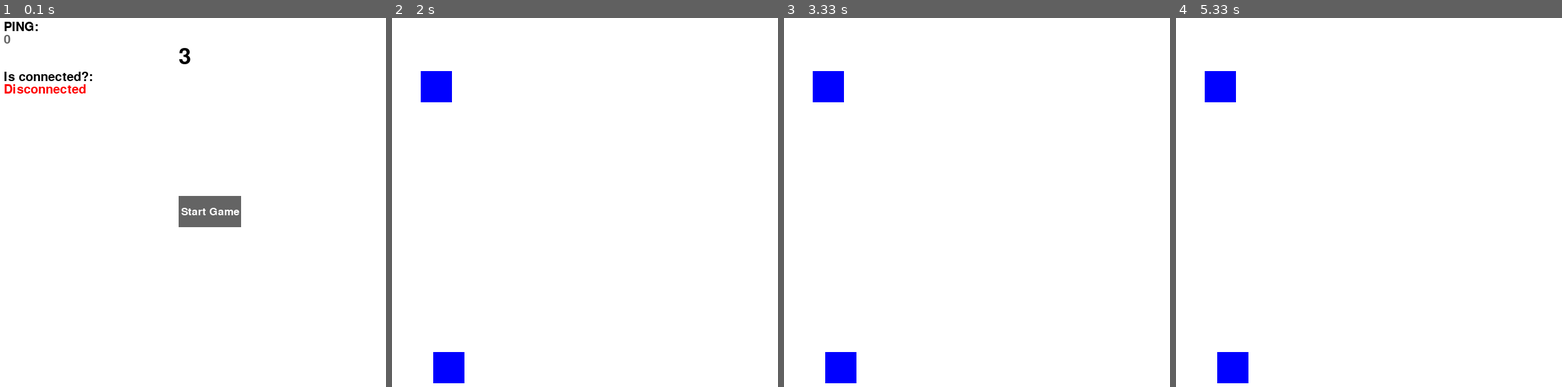
Above: before the commit, frames 1-4 (left to right).
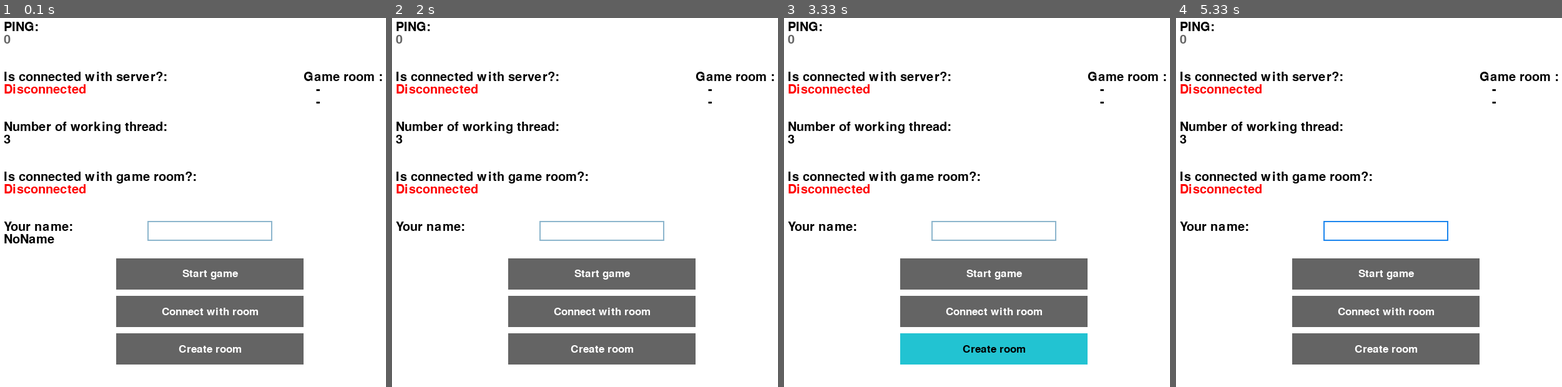
Above: after the commit, the same moments.

Repository: arekszatan/game_client
Game: pygame game, started from main.py
Same seed, same stepped clock (60 frames per second), same inputs: the game is played once before the commit and once after it.
Inputs (mouse positions are in pixels of both pictures, inside the frame that each line leads up to):
- Up to frame 1 (0.1 s): no input
- Up to frame 2 (2 s): press the mouse at (600, 350) at 0.37 s; move the mouse to (623, 324) at 0.47 s; release the mouse at (646, 302) at 0.6 s; press the mouse at (600, 232) at 0.7 s; move the mouse to (677, 243) at 0.8 s; release the mouse at (754, 257) at 0.93 s; tap Left at 1 s; tap Enter at 1.33 s; press the mouse at (600, 272) at 1.7 s; move the mouse to (631, 217) at 1.8 s; release the mouse at (658, 161) at 1.93 s
- Up to frame 3 (3.33 s): press the mouse at (992, 232) at 2.53 s; move the mouse to (1054, 243) at 2.63 s; release the mouse at (1112, 254) at 2.77 s; tap Backspace at 2.83 s; press the mouse at (992, 350) at 3.2 s; move the mouse to (938, 298) at 3.3 s
- Up to frame 4 (5.33 s): release the mouse at (1272, 250) at 3.43 s; press the mouse at (1384, 232) at 4.03 s; move the mouse to (1345, 150) at 4.13 s; release the mouse at (1303, 73) at 4.27 s; press the mouse at (1384, 313) at 4.37 s; move the mouse to (1380, 239) at 4.47 s; release the mouse at (1376, 165) at 4.6 s; press the mouse at (1384, 232) at 5.2 s; move the mouse to (1399, 239) at 5.3 s

The runs differ from the first frame. In frame 1, 16% of the frame differs, in the area x 0-100%, y 8-94%; in frame 2, 16%; in frame 3, 16%, in the area x 0-100%, y 1-99%; in frame 4, 16%.

Commit message:
add bullets send to serwer to fix

Diff:
--- /dev/null
+++ b/Bullet.py
@@ -0,0 +1,13 @@
+class Bullet:
+    def __init__(self, position_x, position_y):
+        self.position_x = position_x
+        self.position_y = position_y
+
+    def get_position_x(self):
+        return self.position_x
+
+    def get_position_y(self):
+        return self.position_y
+
+    def set_position_y(self, position):
+        self.position_y = position
--- a/Button.py
+++ b/Button.py
@@ -1,5 +1,5 @@
-import pygame
 from Settings import *
+import logging as log
 all_buttons = []
 
 
@@ -21,20 +21,21 @@
         self.color = GRAY
         self.font_color = WHITE
         self.font_size = 25
-        self.button_rect = pygame.Rect(self.button_position_x, self.button_position_y, self.button_width, self.button_height)
+        self.button_rect = pg.Rect(self.button_position_x, self.button_position_y, self.button_width, self.button_height)
         self.is_clicked = False
         all_buttons.append(self)
 
     def check_clicked(self):
-        mouse = pygame.mouse.get_pressed()
+        mouse = pg.mouse.get_pressed()
         if mouse[0]:
-            if not self.button_rect.collidepoint(pygame.mouse.get_pos()):
+            if not self.button_rect.collidepoint(pg.mouse.get_pos()):
                 return
             if self.is_clicked:
                 return
             self.is_clicked = True
             if self.callback is not None:
                 self.callback()
+                log.info(f'Button is clicked and method {self.callback.__name__} is proceeding')
         else:
             self.is_clicked = False
 
@@ -45,8 +46,11 @@
         else:
             self.color = GRAY
             self.font_color = WHITE
-        pygame.draw.rect(self.screen, self.color, self.button_rect)
-        font = pygame.font.Font(None, self.font_size)
+        pg.draw.rect(self.screen, self.color, self.button_rect)
+        font = pg.font.Font(None, self.font_size)
         text_surface = font.render(self.text, True, self.font_color)
         text_rect = text_surface.get_rect(center=self.button_rect.center)
         self.screen.blit(text_surface, text_rect)
+
+    def set_label(self, text):
+        self.text = text
--- a/GameClient.py
+++ b/GameClient.py
@@ -1,10 +1,4 @@
-import inspect
-import threading
-import time
-import pygame
-import sys
 from WebsocketClientBase import WebsocketClientBase, socket_callback
-from Settings import *
 from GamePygame import GamePygame
 
 
@@ -12,6 +6,12 @@
     def __init__(self):
         super().__init__()
         self.game = None
+        self.is_connected_with_room = False
+        self.room_name = ""
+        self.my_name_room = "NoName"
+        self.enemy_name_room = "-"
+        self.is_start_window = True
+        self.game_is_ready = False
 
     def main(self):
         while True:
@@ -20,9 +20,54 @@
             self.game.start_game()
             if not self.running:
                 break
+
     def position_after_move(self, player_x):
-        self.send(method="position_after_move", data=player_x, callback=None)
+        self.send(method="position_after_move", data=player_x, callback=self.position_after_move_callback)
+
+    def position_after_move_callback(self, data):
+        if data is None:
+            return
+        self.game.player_x = int(data)
+
+    def connect_with_game_room(self):
+        if self.is_connected_with_room:
+            return
+        self.send(method="connect_with_game_room", data=self.my_name_room,
+                  callback=self.connect_with_game_room_callback)
+
+    def connect_with_game_room_callback(self, data):
+        if data is None:
+            return
+        self.is_connected_with_room = True
+        self.room_name = data['name_room']
+        self.enemy_name_room = data['player_1']
+        self.game_is_ready = True
+
+    def create_game_room(self):
+        if self.is_connected_with_room:
+            return
+        self.send(method="create_game_room", data=self.my_name_room,
+                  callback=self.create_game_room_callback)
+
+    def create_game_room_callback(self, data):
+        if data is None:
+            return
+        self.room_name = str(data)
+        self.is_connected_with_room = True
 
     @socket_callback
-    def set_players_position(self, callback_mess):
+    def set_enemy_position(self, callback_mess):
         self.game.set_enemy_position(int(callback_mess))
+
+    @socket_callback
+    def set_player_name(self, callback_mess):
+        self.enemy_name_room = callback_mess
+        self.game_is_ready = True
+
+    @socket_callback
+    def set_enemy_bullets(self, callback_mess):
+        self.game.set_enemy_bullets(callback_mess)
+
+    @socket_callback
+    def send_score(self, callback_mess):
+        self.game.score = callback_mess
--- a/GamePygame.py
+++ b/GamePygame.py
@@ -2,6 +2,9 @@
 from Settings import *
 import threading
 from Button import Button, buttons_update
+from InputBox import InputBox, input_boxes_update
+from Bullet import Bullet
+import logging as log
 
 
 class GamePygame:
@@ -14,11 +17,15 @@
         self.font36 = pygame.font.Font(pygame.font.get_default_font(), 36)
         self.font20 = pygame.font.Font(pygame.font.get_default_font(), 20)
         self.running = True
-        self.is_start_game = True
         self.player_speed = 5
         self.player_size = 50
-        self.player_x = 80
-        self.enemy_x = 60
+        self.player_x = 200
+        self.enemy_x = 200
+        self.next_shoot = True
+        self.bullets = []
+        self.enemy_bullets = []
+        self.my_bullets = []
+        self.score = [0, 0]
         self.__item_define()
 
     def start_game(self):
@@ -26,31 +33,39 @@
 
     def __main(self):
         for event in pygame.event.get():
+            input_boxes_update(event)
             if event.type == pygame.QUIT:
                 self.parent.running = False
                 pygame.quit()
                 return
-        if self.is_start_game:
+        if self.parent.is_start_window:
             self.start_window()
             buttons_update()
+            input_boxes_update()
         else:
             self.game_window()
             self.check_game_event()
+            self.calculate_bullet_position()
         pygame.display.flip()
         self.clock.tick(TIC)
 
     def __item_define(self):
-        Button(self.game_screen, "Start Game", 300, 300, 100, 50, self.start_button_clicked)
+        Button(self.game_screen, "Start game", 200, 400, 300, 50, self.start_button_clicked)
+        self.connect_button = Button(self.game_screen, "Disconnect with room", 200, 460, 300, 50,
+                                     self.connect_with_game_room)
+        Button(self.game_screen, "Create room", 200, 520, 300, 50, self.create_game_room)
+        self.input_name_player = InputBox(self.game_screen, 250, 340, 32, 32, self.set_my_name)
 
     def check_game_event(self):
-        pygame.display.set_caption("ASZA GAME")
         keys = pygame.key.get_pressed()
         if keys[pygame.K_LEFT] and self.player_x > 0:
-            self.player_x -= self.player_speed
-            self.parent.position_after_move(self.player_x)
+            position_tmp = self.player_x - self.player_speed
+            self.parent.position_after_move(position_tmp)
         if keys[pygame.K_RIGHT] and self.player_x < self.game_width - self.player_size:
-            self.player_x += self.player_speed
-            self.parent.position_after_move(self.player_x)
+            position_tmp = self.player_x + self.player_speed
+            self.parent.position_after_move(position_tmp)
+        if keys[pygame.K_SPACE] and self.next_shoot:
+            self.shoot()
 
     def start_window(self):
         self.game_screen.fill(WHITE)
@@ -58,24 +73,106 @@
         self.game_screen.blit(text_surface, (20, 20))
         text_surface = self.font20.render(str(self.parent.get_ping()), True, GRAY)
         self.game_screen.blit(text_surface, (20, 40))
-        text_surface = self.font20.render("Is connected?:", True, BLACK)
+        text_surface = self.font20.render("Is connected with server?:", True, BLACK)
         self.game_screen.blit(text_surface, (20, 100))
         if self.parent.is_connected:
             text_surface = self.font20.render(str("Connected"), True, GREEN)
         else:
             text_surface = self.font20.render(str("Disconnected"), True, RED)
         self.game_screen.blit(text_surface, (20, 120))
-        text_surface = self.font36.render(str(threading.active_count()), True, BLACK)
-        self.game_screen.blit(text_surface, (300, 60))
+        text_surface = self.font20.render("Number of working thread:", True, BLACK)
+        self.game_screen.blit(text_surface, (20, 180))
+        text_surface = self.font20.render(str(threading.active_count()), True, BLACK)
+        self.game_screen.blit(text_surface, (20, 200))
+        text_surface = self.font20.render("Is connected with game room?:", True, BLACK)
+        self.game_screen.blit(text_surface, (20, 260))
         pygame.display.set_caption(f'{self.clock.get_fps() :.1f}')
+        if self.parent.is_connected_with_room:
+            self.connect_button.set_label("Disconnect with room")
+            text_surface = self.font20.render(self.parent.my_name_room, True, BLACK)
+            self.game_screen.blit(text_surface, (self.game_width - 180, 120))
+            text_surface = self.font20.render(self.parent.enemy_name_room, True, BLACK)
+            self.game_screen.blit(text_surface, (self.game_width - 180, 140))
+            text_surface = self.font20.render(str("Connected"), True, GREEN)
+        else:
+            self.connect_button.set_label("Connect with room")
+            text_surface = self.font20.render("-", True, BLACK)
+            self.game_screen.blit(text_surface, (self.game_width - 180, 120))
+            text_surface = self.font20.render("-", True, BLACK)
+            self.game_screen.blit(text_surface, (self.game_width - 180, 140))
+            text_surface = self.font20.render(str("Disconnected"), True, RED)
+        self.game_screen.blit(text_surface, (20, 280))
+        text_surface = self.font20.render("Your name:", True, BLACK)
+        self.game_screen.blit(text_surface, (20, 340))
+        text_surface = self.font20.render(self.parent.my_name_room, True, BLACK)
+        self.game_screen.blit(text_surface, (20, 360))
+        text_surface = self.font20.render(f'Game room {self.parent.room_name}:', True, BLACK)
+        self.game_screen.blit(text_surface, (self.game_width - 200, 100))
 
     def game_window(self):
         self.game_screen.fill(WHITE)
-        pygame.draw.rect(self.game_screen, BLUE, (self.player_x, self.game_height-100, self.player_size, self.player_size))
-        pygame.draw.rect(self.game_screen, BLUE, (self.enemy_x, 100, self.player_size, self.player_size))
+        text_surface = self.font20.render("WYNIK:", True, BLACK)
+        self.game_screen.blit(text_surface, (20, 20))
+        text_surface = self.font20.render(f'{self.score[0]} / {self.score[1]}', True, GRAY)
+        self.game_screen.blit(text_surface, (20, 40))
+        pygame.draw.rect(self.game_screen, BLUE, (self.player_x, self.game_height-100, self.player_size,
+                                                  self.player_size))
+        pygame.draw.rect(self.game_screen, BLUE, (self.enemy_x, 50, self.player_size, self.player_size))
+
+    def shoot(self):
+        self.bullets.append(Bullet(self.player_x+self.player_size/2-5, self.game_height-100))
+        self.next_shoot = False
+
+    def calculate_bullet_position(self):
+        for bullet in self.enemy_bullets:
+            if bullet[1] <= 0:
+                continue
+            pygame.draw.rect(self.game_screen, RED, (int(bullet[0]), self.game_height-20-int(bullet[1]),
+                                                     10, 20))
+        for bullet in self.my_bullets:
+            pygame.draw.rect(self.game_screen, RED, (bullet[0], bullet[1], 10, 20))
+        if not self.bullets:
+            return
+        self.send_bullets_position()
+        if self.bullets[-1].get_position_y() < self.game_height - 150:
+            self.next_shoot = True
+        for bullet in self.bullets:
+            bullet.set_position_y(bullet.get_position_y()-self.player_speed)
 
     def start_button_clicked(self):
-        self.is_start_game = False
+        if self.parent.game_is_ready:
+            self.parent.is_start_window = False
+
+    def connect_with_game_room(self):
+        if not self.parent.is_connected:
+            return
+        self.parent.connect_with_game_room()
+
+    def create_game_room(self):
+        if not self.parent.is_connected:
+            return
+        self.parent.create_game_room()
+
+    def set_my_name(self, text):
+        if self.parent.is_connected_with_room:
+            return
+        self.parent.my_name_room = text
 
     def set_enemy_position(self, position_x):
         self.enemy_x = position_x
+
+    def set_enemy_bullets(self, bullets):
+        self.enemy_bullets = bullets
+        #print(self.enemy_bullets)
+
+    def send_bullets_position(self):
+        data = []
+        for bullet in self.bullets:
+            data.append([bullet.get_position_x(), bullet.get_position_y()])
+        self.parent.send(method="send_bullets_position", data=data, callback=self.send_bullets_position_callback)
+
+    def send_bullets_position_callback(self, data):
+        self.my_bullets = data
+        self.bullets = []
+        for bullet in self.my_bullets:
+            self.bullets.append(Bullet(bullet[0], bullet[1]))
--- /dev/null
+++ b/InputBox.py
@@ -0,0 +1,94 @@
+from Settings import *
+import pygame
+
+# pg.init()
+# screen = pg.display.set_mode((640, 480))
+
+
+all_input_boxes = []
+
+
+def input_boxes_update(event=None):
+    for box in all_input_boxes:
+        if event is None:
+            box.update()
+            box.draw()
+        else:
+            box.handle_event(event)
+
+
+class InputBox:
+    def __init__(self, screen, x, y, w, h, set_name=None, text=''):
+        self.screen = screen
+        self.set_name = set_name
+        self.rect = pg.Rect(x, y, w, h)
+        self.color = COLOR_INACTIVE
+        self.text = text
+        self.FONT = pygame.font.Font(None, 32)
+        self.txt_surface = self.FONT.render(text, True, self.color)
+        self.active = False
+        all_input_boxes.append(self)
+
+    def handle_event(self, event):
+        if event.type == pg.MOUSEBUTTONDOWN:
+            # If the user clicked on the input_box rect.
+            if self.rect.collidepoint(event.pos):
+                # Toggle the active variable.
+                self.active = not self.active
+            else:
+                self.active = False
+            # Change the current color of the input box.
+            self.color = COLOR_ACTIVE if self.active else COLOR_INACTIVE
+        if event.type == pg.KEYDOWN:
+            if self.active:
+                if event.key == pg.K_RETURN:
+                    # print(self.text)
+                    if self.set_name is not None:
+                        self.set_name(self.text)
+                    self.text = ''
+                elif event.key == pg.K_BACKSPACE:
+                    self.text = self.text[:-1]
+                else:
+                    self.text += event.unicode
+                # Re-render the text.
+                self.txt_surface = self.FONT.render(self.text, True, self.color)
+
+    def update(self):
+        # Resize the box if the text is too long.
+        width = max(200, self.txt_surface.get_width() + 10)
+        self.rect.w = width
+
+    def draw(self):
+        # Blit the text.
+        self.screen.blit(self.txt_surface, (self.rect.x + 5, self.rect.y + 5))
+        # Blit the rect.
+        pg.draw.rect(self.screen, self.color, self.rect, 2)
+
+# def main():
+#     clock = pg.time.Clock()
+#     input_box1 = InputBox(100, 100, 140, 32)
+#     input_box2 = InputBox(100, 300, 140, 32)
+#     input_boxes = [input_box1, input_box2]
+#     done = False
+#
+#     while not done:
+#         for event in pg.event.get():
+#             if event.type == pg.QUIT:
+#                 done = True
+#             for box in input_boxes:
+#                 box.handle_event(event)
+#
+#         for box in input_boxes:
+#             box.update()
+#
+#         screen.fill((30, 30, 30))
+#         for box in input_boxes:
+#             box.draw(screen)
+#
+#         pg.display.flip()
+#         clock.tick(30)
+#
+#
+# if __name__ == '__main__':
+#     main()
+#     pg.quit()
--- a/Settings.py
+++ b/Settings.py
@@ -1,5 +1,7 @@
+import pygame as pg
+
 # Websocket client settings
-#HOST = '192.168.1.101'
+# HOST = '192.168.1.101'
 HOST = 'localhost'
 PORT = 5001
 ACCESSIBLE_CONNECTION = 1
@@ -7,13 +9,15 @@
 RECONNECT_TIME = 3
 
 
-# Color
 WHITE = (255, 255, 255)
 BLUE = (0, 0, 255)
 RED = (255, 0, 0)
 GREEN = (0, 255, 0)
 GRAY = (100, 100, 100)
 BLACK = (0, 0, 0)
+COLOR_INACTIVE = pg.Color('lightskyblue3')
+COLOR_ACTIVE = pg.Color('dodgerblue2')
+
 
 # Game Setting
 TIC = 30
--- a/WebsocketClientBase.py
+++ b/WebsocketClientBase.py
@@ -22,6 +22,7 @@
         self.actual_prefix_list = []
         self.actual_callback_list = []
         self.running = True
+        self.callback_obj = []
         log.info(f'Websocket client created')
 
     def run(self) -> None:
@@ -62,7 +63,7 @@
         return round(sum(self.recv_time) / len(self.recv_time), 2)
 
     def pong(self):
-        while self.running:
+        while self.running and self.is_connected:
             try:
                 t = time.time()
 
@@ -73,7 +74,7 @@
                     self.recv_time.append(finish_time)
                     if len(self.recv_time) > 5:
                         self.recv_time.pop(0)
-                self.send_to_server("ping", data="pong", callback=callback_pong)
+                self.send("ping", data="pong", callback=callback_pong)
                 time.sleep(3)
             except Exception as e:
                 log.exception(e)
@@ -93,9 +94,12 @@
             "data": data
         }
         data = json.dumps(data)
-        self.actual_prefix_list.append(prefix)
-        self.actual_callback_list.append(callback)
-        self.client_socket.send(data.encode())
+        self.callback_obj.append(CallbackCommunication(method, callback, prefix, time.time()))
+        try:
+            self.client_socket.send(data.encode())
+        except Exception as e:
+            log.exception(e)
+            self.is_connected = False
 
     def send(self, method="method", data="data", callback=None):
         t = threading.Thread(target=self.send_to_server, args=[method, data, callback])
@@ -105,43 +109,52 @@
 
     def recv_message_from_server(self):
         while self.running and self.is_connected:
-            index_list = []
-            message_callback = None
-            message_list = []
-            callback_for_all = None
-            while True:
-                try:
-                    if not self.running:
-                        break
-                    data_recv = self.client_socket.recv(1024).decode()
-                except Exception as e:
-                    log.exception(e)
+            try:
+                if not self.running:
                     break
-                data_recv_format = data_recv.replace('}{', '},{')
-                data_recv_format = f'[{data_recv_format}]'
-                json_object_list = json.loads(data_recv_format)
-                for json_object in json_object_list:
-                    prefix_mess = json_object['prefix']
-                    callback_for_all = json_object['callback_for_all']
-                    if callback_for_all is not None:
-                        message_callback = json_object['data']
-                        continue
-                    message_list.append(json_object['data'])
-                    if int(prefix_mess) in self.actual_prefix_list:
-                        index = self.actual_prefix_list.index(prefix_mess)
-                        index_list.append(index)
+                data_recv = self.client_socket.recv(1024).decode()
+            except Exception as e:
+                log.exception(e)
                 break
-            index_offset = 0
-            for index in index_list:
-                if self.actual_callback_list[index - index_offset] is not None:
-                    self.actual_callback_list[index - index_offset](message_list[index - index_offset])
-                self.actual_callback_list.pop(index - index_offset)
-                self.actual_prefix_list.pop(index - index_offset)
-                message_list.pop(index - index_offset)
-                index_offset += 1
+            data_recv_format = f'[{data_recv.replace("}{", "},{")}]'
+            json_object_list = json.loads(data_recv_format)
+            for json_object in json_object_list:
+                prefix_mess = json_object['prefix']
+                callback_for_all = json_object['callback_for_all']
+                message_callback = json_object['data']
+                if callback_for_all is not None:
+                    for callback in all_socket_callback:
+                        if callback_for_all == callback.__name__:
+                            callback(self, message_callback)
+                            log.info(f'Callback for all {message_callback}')
+                for obj in self.callback_obj:
+                    if obj.get_prefix() == prefix_mess:
+                        obj.proceed_callback(message_callback)
+                        self.callback_obj.remove(obj)
+            # print(self.callback_obj)
+            for obj in self.callback_obj:
+                if obj.get_time_exist() > 5:
+                    self.callback_obj.remove(obj)
 
-            if callback_for_all is not None:
-                for callback in all_socket_callback:
-                    if callback_for_all == callback.__name__:
-                        callback(self, message_callback)
-                        log.info(f'Callback for all {message_callback}')
+
+class CallbackCommunication:
+    def __init__(self, method, callback, prefix, time_created):
+        self.callback = callback
+        self.prefix = prefix
+        self.method = method
+        self.time_created = time_created
+
+    def get_time_exist(self):
+        return time.time() - self.time_created
+
+    def get_prefix(self):
+        return self.prefix
+
+    def get_callback(self):
+        return self.callback
+
+    def proceed_callback(self, param):
+        if self.callback is None:
+            return
+        log.info(f'Callback {self.callback.__name__} for method {self.method} is proceeding')
+        self.callback(param)
